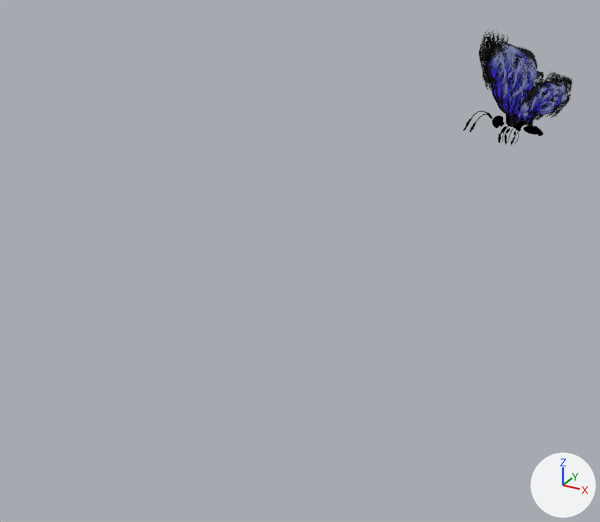
An edit to the glTF model public/butterfly_compressed.glb, drawn before and after from the same camera.
Both versions are drawn from a camera (50 mm lens) standing at (1.57, -1.61, 1.61) and looking at (0.39, 0.54, 0.53). The axes (+X, +Y, +Z) are drawn at lower right. The lights are the same throughout.

Script lines for the objects in view, before the commit:
```python
ob_butterfly = bpy.data.objects.new('butterfly', me_butterfly)
ob_butterfly.parent = ob_butterfly_bake
ob_butterfly.location = (0.336, -0.34, 0.0285)
ob_butterfly.rotation_euler = (0.0208, -0.059, -0.275)  # degrees (1.2, -3.4, -16)
ob_butterfly.scale = (3.67, 3.67, 3.67)
ob_butterfly_bake = bpy.data.objects.new('butterfly.bake', None)
ob_butterfly_bake.location = (0.874, 1.144, 0.906)
ob_butterfly_bake.rotation_euler = (1.611, -0.213, -2.374)  # degrees (92, -12, -136)
ob_butterfly_bake.scale = (0.0558, 0.0558, 0.0558)
ob_béziercurve_004 = bpy.data.objects.new('BézierCurve.004', me_béziercurve_003)
ob_béziercurve_004.parent = ob_right_wing_001
ob_béziercurve_004.location = (0.265, 2.685, -0.215)
ob_béziercurve_004.rotation_euler = (-0.0432, -0.0814, -0.0371)  # degrees (-2.5, -4.7, -2.1)
ob_béziercurve_004.scale = (3.27, 3.27, 3.27)
ob_béziercurve_005 = bpy.data.objects.new('BézierCurve.005', me_béziercurve_012)
ob_béziercurve_005.parent = ob_right_wing_001
ob_béziercurve_005.location = (-0.0708, 2.214, -0.222)
ob_béziercurve_005.rotation_euler = (-0.0432, -0.0814, -0.0371)  # degrees (-2.5, -4.7, -2.1)
ob_béziercurve_005.scale = (2.72, 2.72, 2.72)
ob_béziercurve_006 = bpy.data.objects.new('BézierCurve.006', me_béziercurve_003)
ob_béziercurve_006.parent = ob_left_wing_001
ob_béziercurve_006.location = (0.265, 2.685, -0.215)
ob_béziercurve_006.rotation_euler = (-0.0432, -0.0814, -0.0371)  # degrees (-2.5, -4.7, -2.1)
ob_béziercurve_006.scale = (3.27, 3.27, 3.27)
ob_left_wing_001 = bpy.data.objects.new('left_wing.001', None)
ob_left_wing_001.parent = ob_butterfly_bake
ob_left_wing_001.location = (0.0, 0.0, 0.38)
```
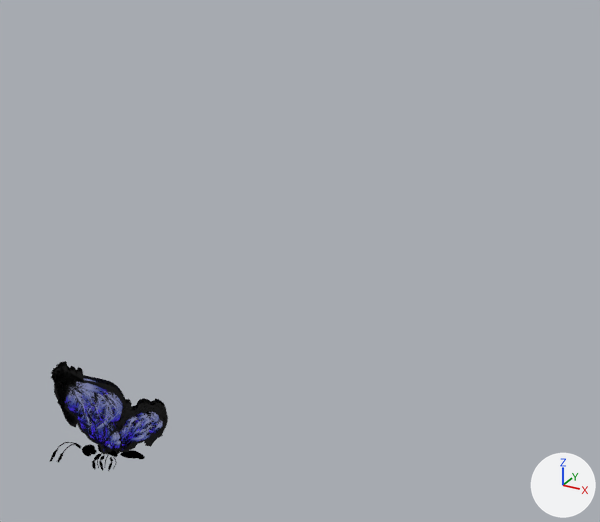
ob_butterfly_bake is not drawn itself; it is the parent of ob_butterfly, ob_left_wing_001, ob_right_wing_001.
ob_left_wing_001 is not drawn itself; it is the parent of ob_béziercurve_006, ob_béziercurve_007.

What changed in the scene script:
```text
Change mat_ink_ramp_wings_outline:
    remove # nodes: BsdfPrincipled, Math, Mix x2, OutputMaterial, TexImage x2, VertexColor
    nodes: BsdfPrincipled, Mix, OutputMaterial, VertexColor
    remove # uses the picture img_wings_outline
    remove # uses the picture img_wings_outline_001
Change ob_butterfly_bake:
    ob_butterfly_bake.location: (0.874, 1.144, 0.906) -> (-0.01, 0.0, 0.0)
Change ob_butterfly:
    remove ob_butterfly.parent = ob_butterfly_bake
    ob_butterfly.location: (0.336, -0.34, 0.0285) -> (-0.0266, -0.0149, -0.0146)
    ob_butterfly.rotation_euler: (0.0208, -0.059, -0.275) -> (1.627, 0.0648, -2.422)  # degrees (1.2, -3.4, -16) -> degrees (93, 3.7, -139)
    ob_butterfly.scale: (3.67, 3.67, 3.67) -> (0.205, 0.205, 0.205)
Change ob_left_wing_001:
    ob_left_wing_001.rotation_euler: (0.0, 0.0, 0.0) -> (0.0094, -0.00342, 0.000533)  # degrees (0, 0, 0) -> degrees (0.5, -0.2, 0)
```

Boxes (x1, y1, x2, y2) around the edits, measured in the pictures (600 x 522 px):
'BézierCurve.005', moved: before (488, 42, 568, 127); after (65, 381, 163, 455)
'BézierCurve.004', surface changed, moved: before (482, 32, 572, 124); after (51, 366, 168, 454)
'butterfly', moved, turned, rescaled: before (463, 111, 543, 146); after (49, 442, 145, 471)
'BézierCurve.006', surface changed, moved, turned: before (479, 32, 567, 118); after (51, 361, 166, 441)
'BézierCurve.007', moved, turned: before (485, 41, 555, 121); after (83, 378, 133, 422)
